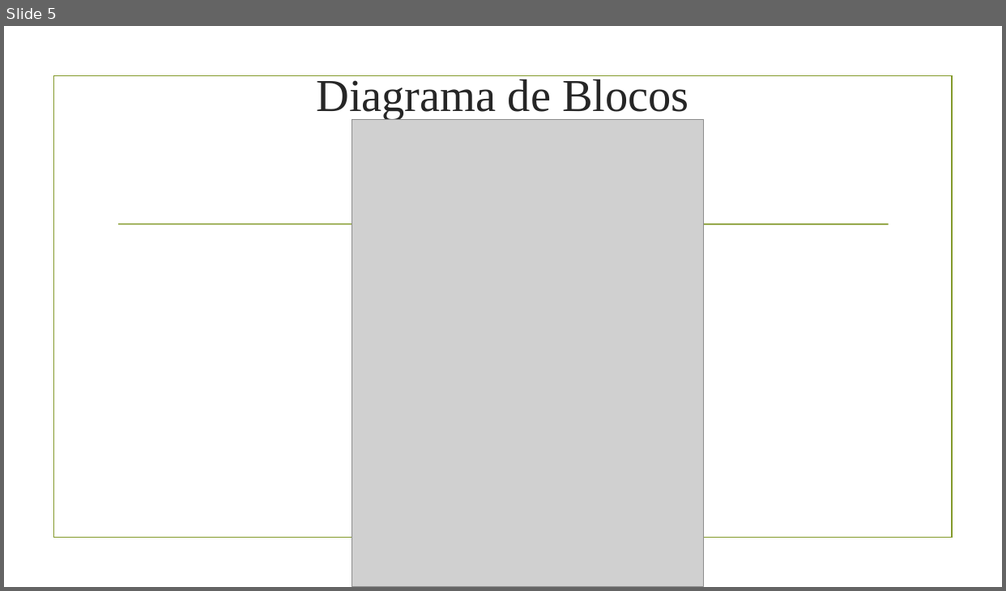
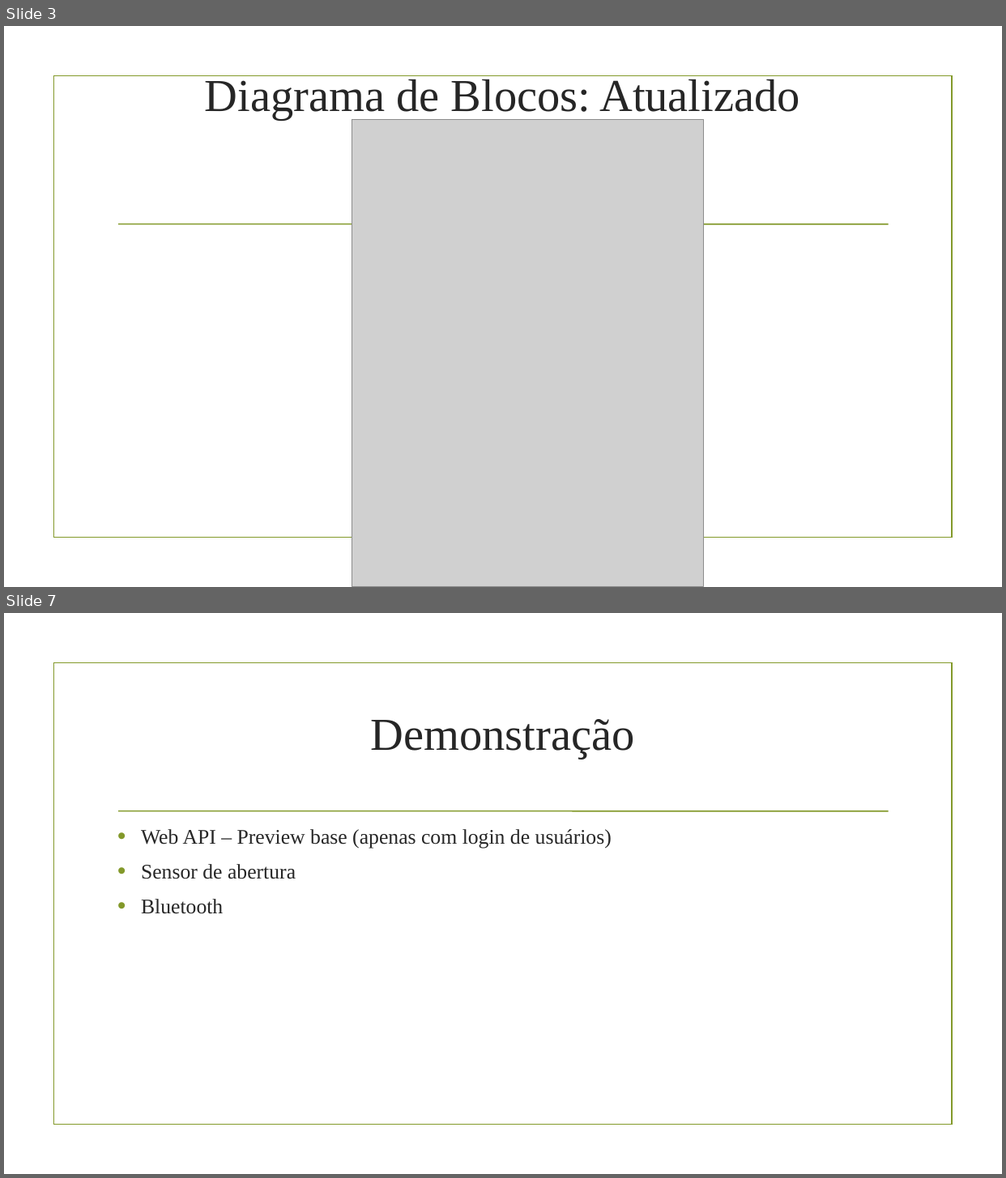
Before and after one commit to EduardoBrito97/SafeNSound, a slide deck: Projeto Teoria/Sprint 2/Sprint 2.odp. Shown one above the other, each under a label of ours: slide 5 before the commit, slides 3 and 7 after it; the slides between them are not shown. The pictures are 1006x591 and 1006x1178 pixels, drawn with LibreOffice and Linux fonts; fonts in the diff are those of the drawing; grey boxes stand for pictures; background and template pictures are left out. Boxes give left, top, right and bottom in pixels: in the first picture for what was removed or moved away, otherwise in the second. Text is boxed around its words. In the diff, an @@ line names an element or a change of style, - is before the commit and + after.

```diff
--- a/Projeto Teoria/Sprint 2/Sprint 2.odp
+++ b/Projeto Teoria/Sprint 2/Sprint 2.odp
@@ slide 7 added at (4,613,1002,1174), background picture (left out); not listed: 2 template elements that a slide beside it also shows @@
@@ text added at (371,719,635,759), 44 pt, text #262626 @@
+Demonstração
@@ text added at (141,829,612,914), 20 pt, text #262626 @@
+• Web API – Preview base (apenas com login de usuários)
+• Sensor de abertura
+• Bluetooth
@@ what was slide 5 is now slide 3 @@
@@ slide 3 changed as well @@
@@ title at (205,75,800,120): text changed @@
-Diagrama de Blocos
+Diagrama de Blocos: Atualizado
```
Also in this commit, not shown: 5 other slides added, 8 slides removed, 1 other file.
